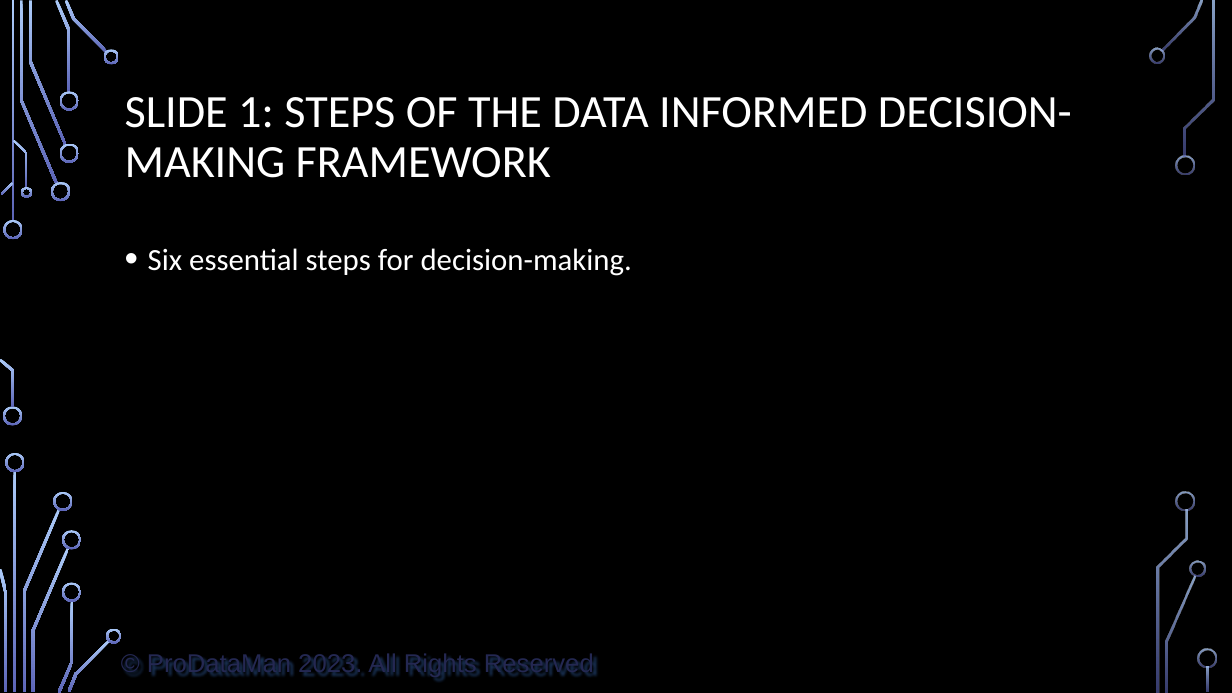
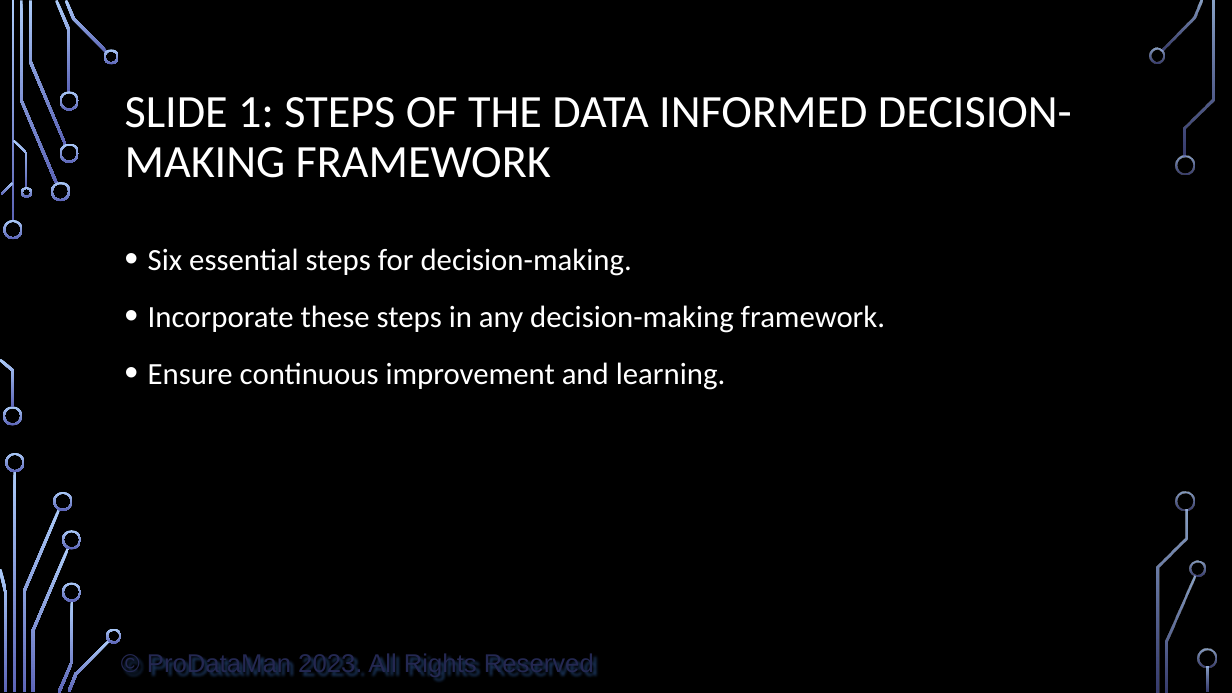
Before and after one commit to ProDataMan/Data-Literacy, a slide deck: slide 2 of Chapter09.pptx. Drawn at 1232x693 pixels with LibreOffice and Linux fonts; fonts in the diff are those of the drawing; background and template pictures are left out. Boxes give left, top, right and bottom in pixels: in the first picture for what was removed or moved away, otherwise in the second. Text is boxed around its words. In the diff, an @@ line names an element or a change of style, - is before the commit and + after.

```diff
--- a/Chapter09.pptx
+++ b/Chapter09.pptx
@@ text at [148,305,885,390]: paragraphs added @@
+• Incorporate these steps in any decision-making framework.
+• Ensure continuous improvement and learning.
```
Also in this commit, not shown: 11 other slides changed, 1 other file.
